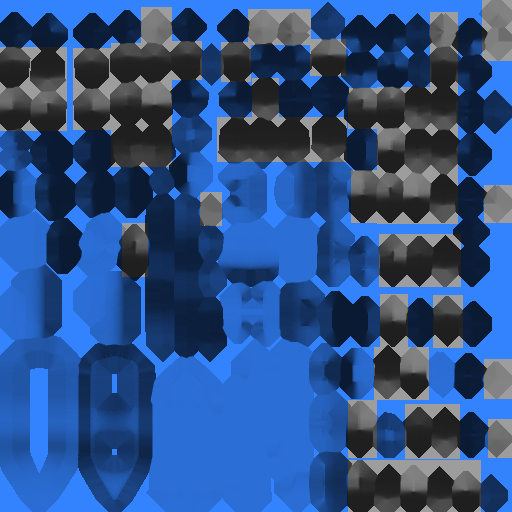
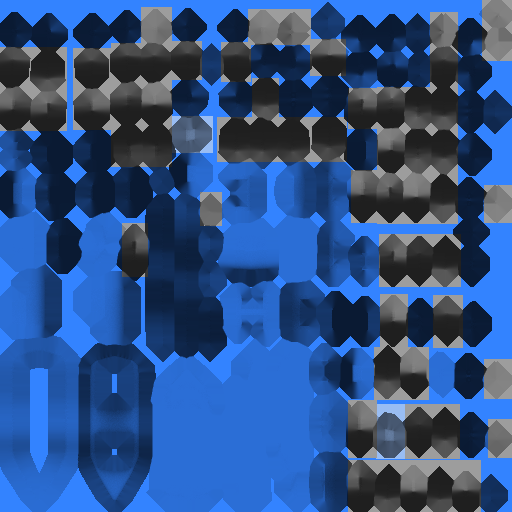
Before/after of a 512×512 layered artwork. What changed in the layer stack:
painted on "Layer #1" over [172, 116, 405, 459]
